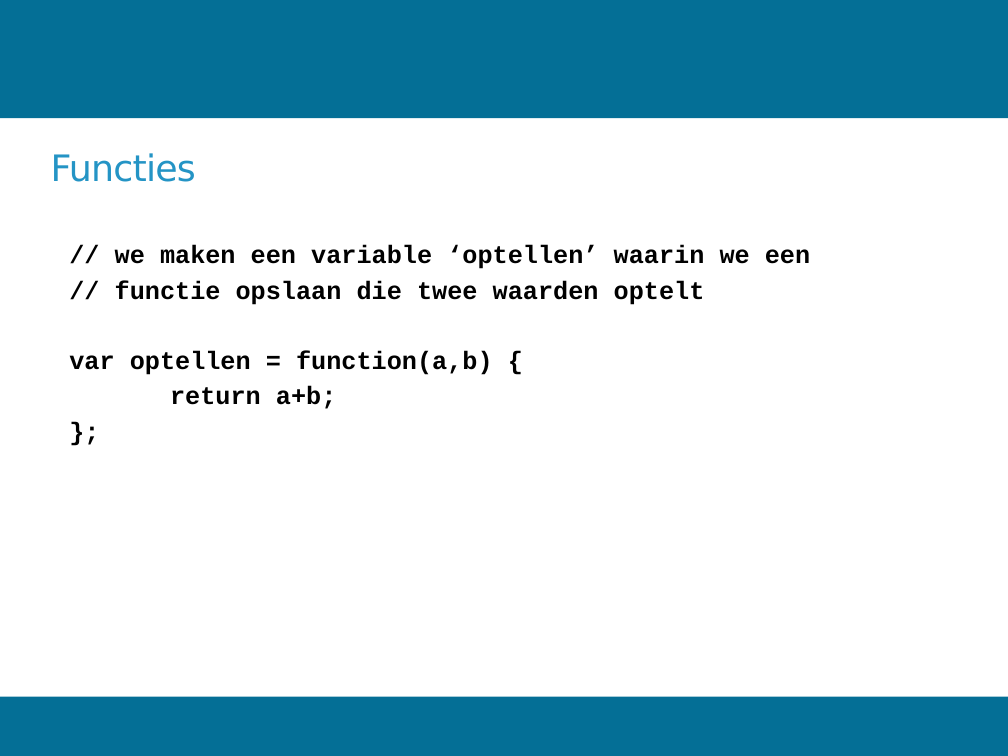
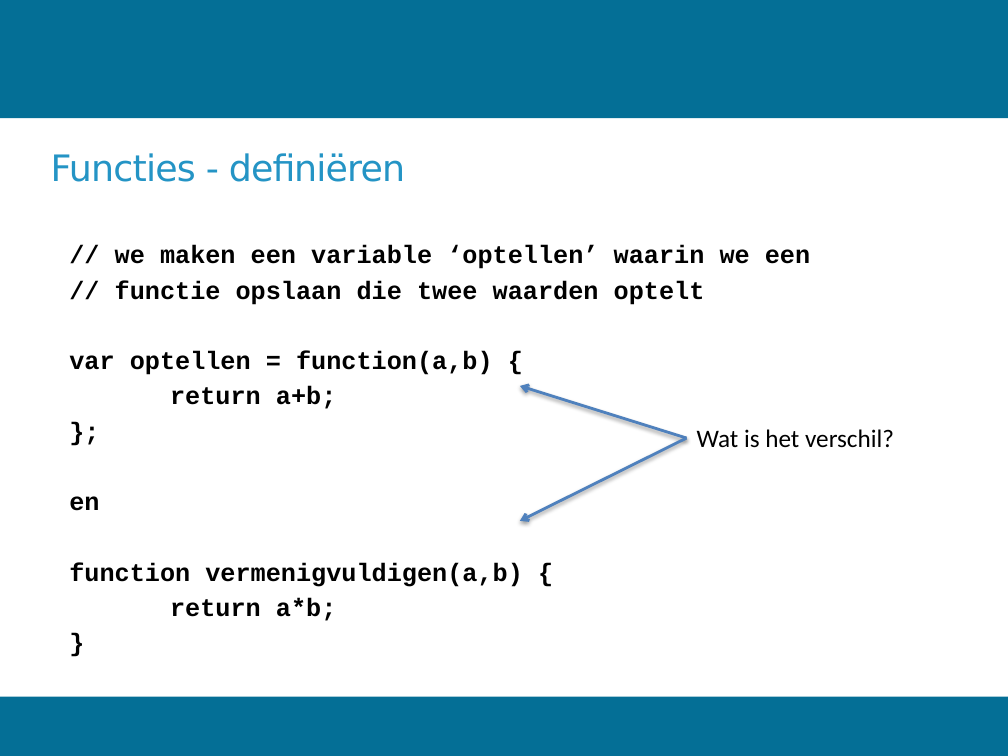
Before and after one commit to Woetjo/introAngular, a slide deck: slide 16 of introJavaScript.pptx (slide 13 before the commit). Drawn at 1008x756 pixels with LibreOffice and Linux fonts; fonts in the diff are those of the drawing; background and template pictures are left out. Boxes give left, top, right and bottom in pixels: in the first picture for what was removed or moved away, otherwise in the second. Text is boxed around its words. In the diff, an @@ line names an element or a change of style, - is before the commit and + after.

```diff
--- a/introJavaScript.pptx
+++ b/introJavaScript.pptx
@@ title at [51, 153, 405, 182]: text changed @@
-Functies
+Functies - definiëren
@@ arrow added from (686, 438) to (520, 386), #4F81BD 2 pt @@
@@ arrow added from (686, 438) to (520, 521), #4F81BD 2 pt @@
@@ text added at [697, 429, 894, 448], 18 pt, text #000000 @@
+Wat is het verschil?
@@ text at [69, 496, 523, 621]: paragraphs added @@
+    en
+    function vermenigvuldigen(a,b) {
+    return a*b;
+    }
```
Also in this commit, not shown: 13 other slides changed, 4 slides added, 1 other file.
